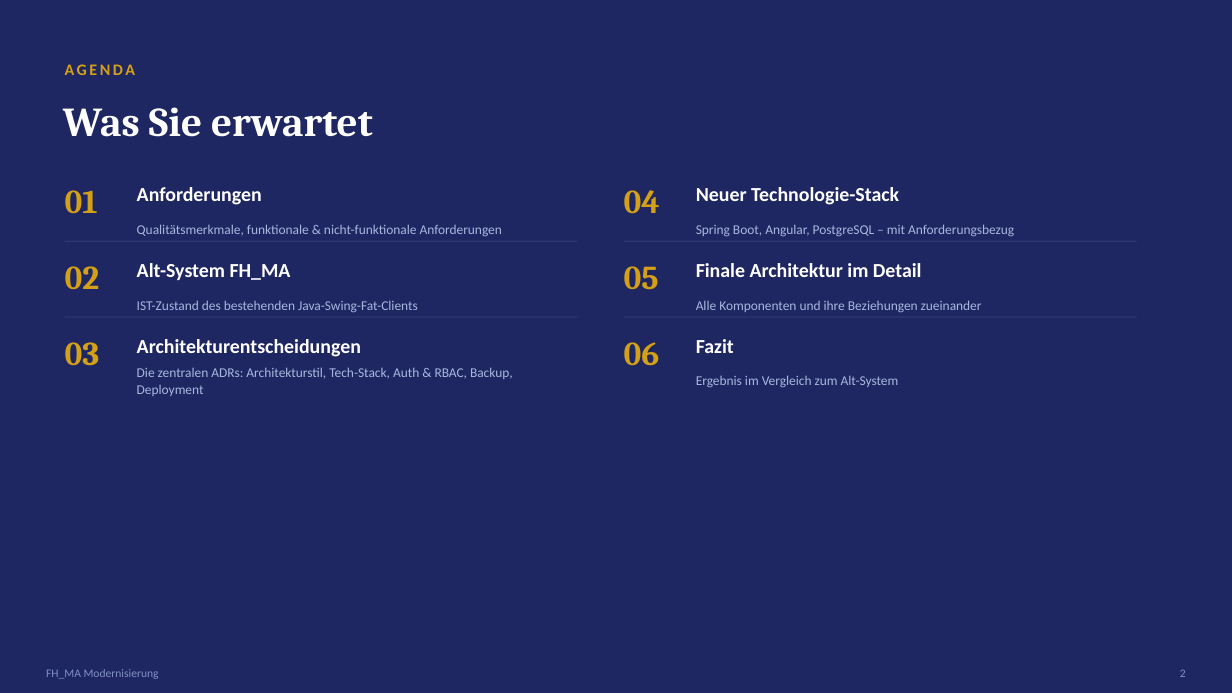
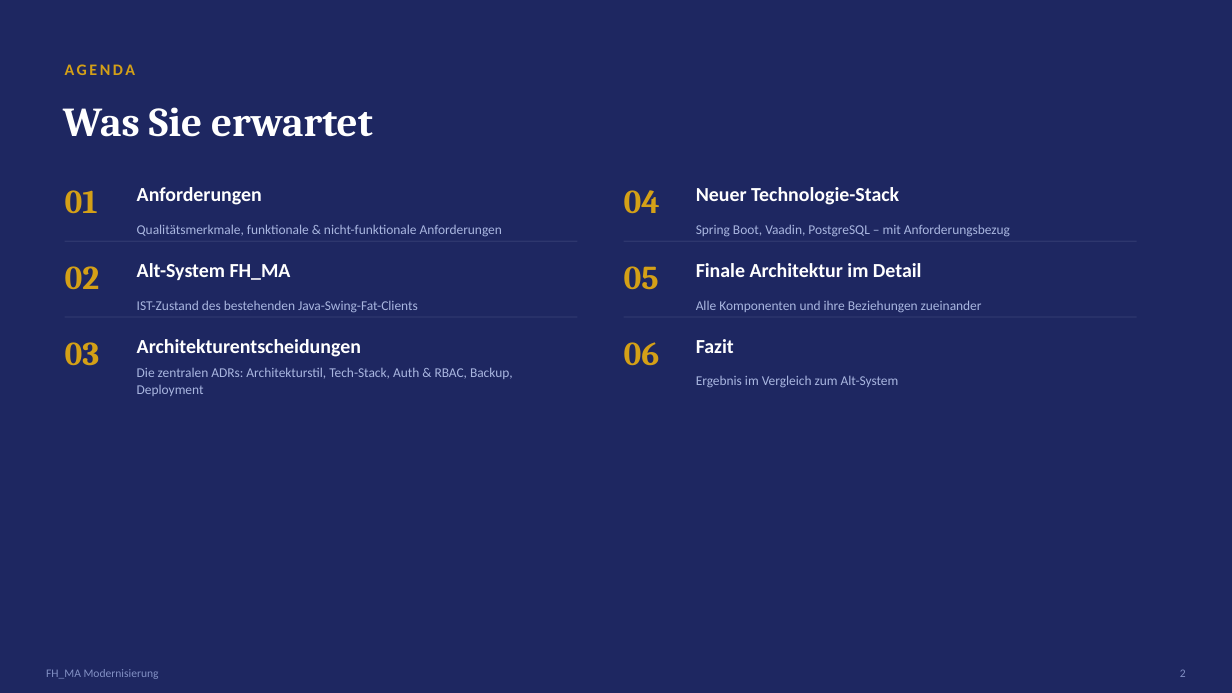
Before and after one commit to Freaky2164/CAS-Advanced-SE, a slide deck: slide 2 of 03-architektur/FH_MA-Architektur-Praesentation.pptx. Drawn at 1232x693 pixels with LibreOffice and Linux fonts; fonts in the diff are those of the drawing. Boxes give left, top, right and bottom in pixels: in the first picture for what was removed or moved away, otherwise in the second. Text is boxed around its words. In the diff, an @@ line names an element or a change of style, - is before the commit and + after.

```diff
--- a/03-architektur/FH_MA-Architektur-Praesentation.pptx
+++ b/03-architektur/FH_MA-Architektur-Praesentation.pptx
@@ text at (x1=696, y1=224, x2=1010, y2=236): text changed @@
-Spring Boot, Angular, PostgreSQL – mit Anforderungsbezug
+Spring Boot, Vaadin, PostgreSQL – mit Anforderungsbezug
```
Also in this commit, not shown: 11 other slides changed, 1 slide added.
